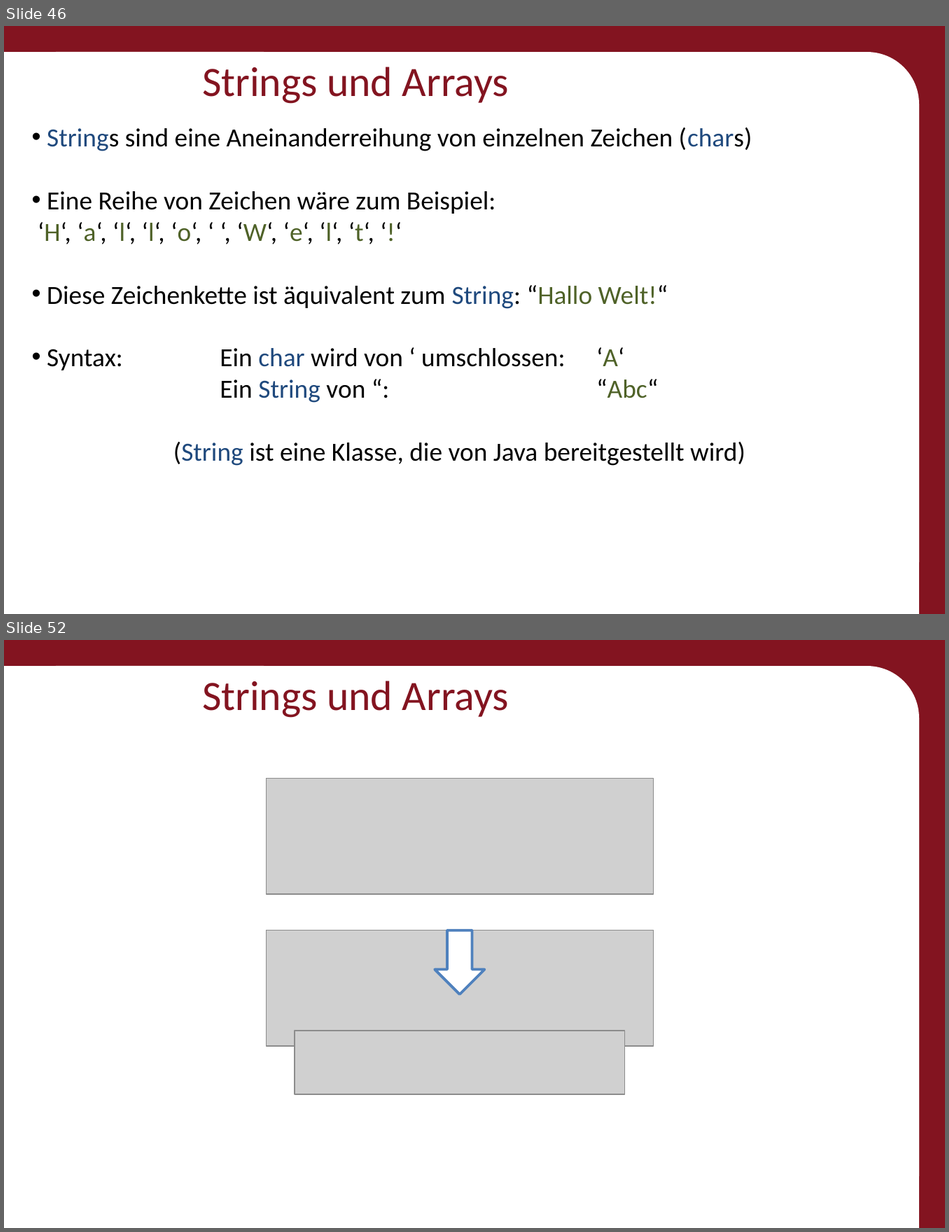
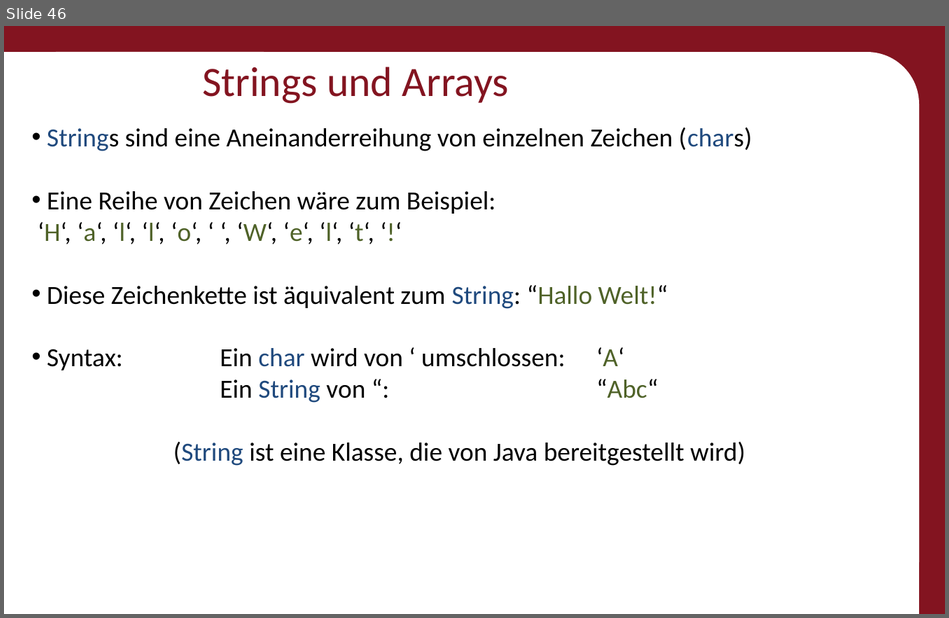
Before and after one commit to Roboscope/java-with-nao, a slide deck: Präsentationen/Anfänger - Java mit NAO.pptx. Shown one above the other, each under a label of ours: slides 46 and 52 before the commit, slide 46 after it; the slides between them are not shown. The pictures are 949x1232 and 949x618 pixels, drawn with LibreOffice and Linux fonts; fonts in the diff are those of the drawing; grey boxes stand for pictures; background and template pictures are left out. Boxes give left, top, right and bottom in pixels: in the first picture for what was removed or moved away, otherwise in the second. Text is boxed around its words. In the diff, an @@ line names an element or a change of style, - is before the commit and + after.

Commit message:
Presentation Pictures made to Text

```diff
--- a/Präsentationen/Anfänger - Java mit NAO.pptx
+++ b/Präsentationen/Anfänger - Java mit NAO.pptx
@@ slide 52 removed at <box>4,640,945,1228</box>, background #831420; not listed: 3 template elements that a slide beside it also shows @@
@@ title removed at <box>202,681,509,718</box> @@
-Strings und Arrays
@@ picture removed at <box>266,779,653,894</box> @@
@@ picture removed at <box>266,930,653,1047</box> @@
@@ down arrow removed at <box>435,930,485,995</box> @@
@@ picture removed at <box>294,1031,625,1094</box> @@
```
Also in this commit, not shown: 16 slides changed.
